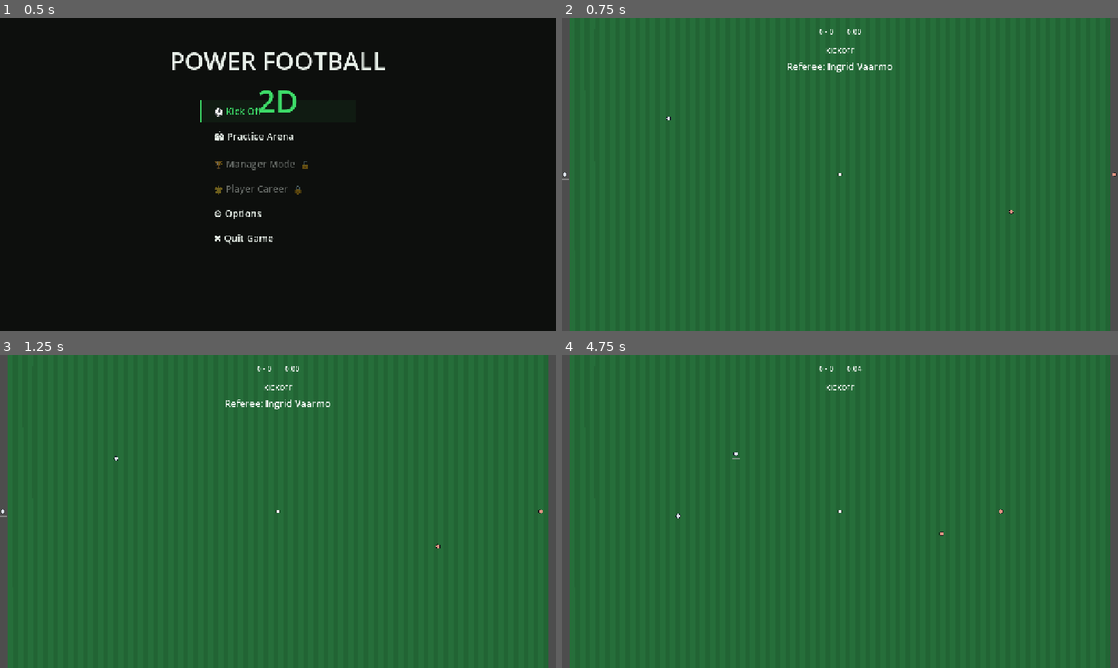
Above: before the commit, frames 1-4 (two rows, left to right).
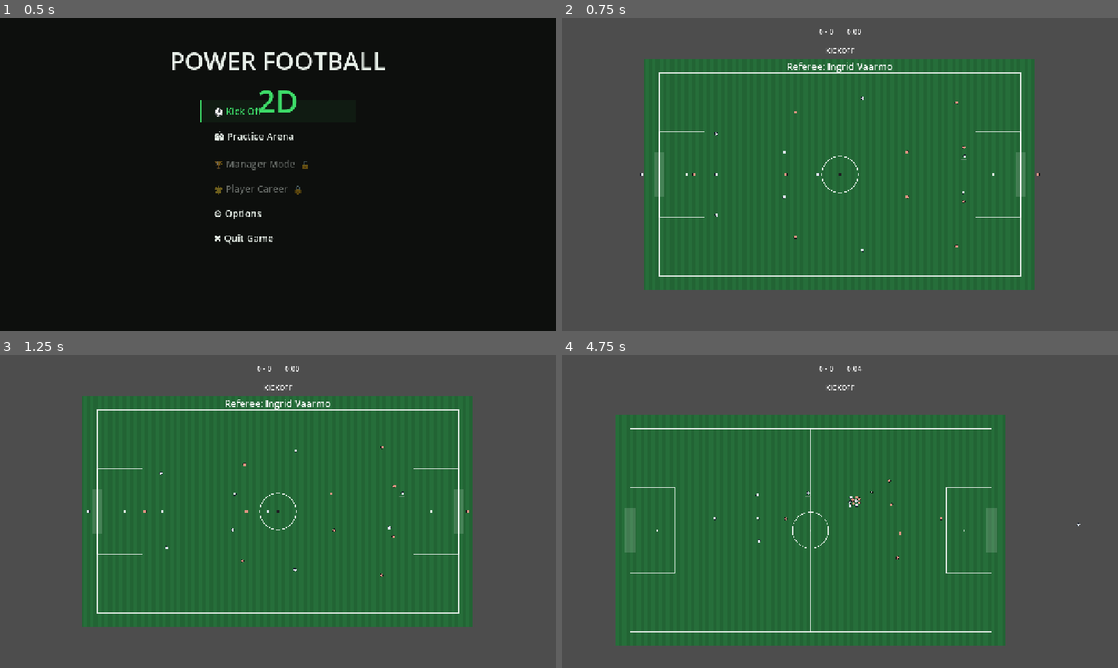
Above: after the commit, the same moments.

Repository: RidgeBridgeStudios/PowerFootball-2D
Game: Godot game, scene res://ui/MainMenu.tscn
Two runs of this game, one before a commit and one after it. Both use one fixed random seed, a clock stepped at 60 frames per second and the inputs below.
Inputs:
- Up to frame 1 (0.5 s): no input
- Up to frame 2 (0.75 s): click "🏟 Practice Arena" at 0.5 s
- Up to frame 3 (1.25 s): no input
- Up to frame 4 (4.75 s): hold D (move_right) 1.28-2.03 s; tap Space (action_kick) at 1.35 s; hold S (move_down) 2.03-2.78 s; tap F (action_lob) at 2.1 s; hold D (move_right) 2.78-3.53 s; hold Shift (action_sprint) 2.78-3.53 s; hold W (move_up) 3.53-4.28 s; tap Tab (action_switch) at 3.6 s; hold A (move_left) from 4.28 s (still down); tap E (action_tackle) at 4.35 s

Frame 1 is identical in both runs. In frame 2, 47% of the frame differs, in the area x 0-100%, y 0-100%; in frame 3, 47%; in frame 4, 47%, in the area x 1-99%, y 0-100%.

Commit message:
Expand pitch to full 11v11 with markings and goalkeeper AI
- PitchScene.tscn: replace the 4-player 2v2 setup with 22 HeavyPlayer
  instances in a mirrored 4-3-3 for both teams, add $PitchMarkings as a
  child rendered below game entities, and retune camera zoom to 0.52 so
  the full 1600x900 pitch fits on screen.
- pitch/PitchMarkings.gd: new script that draws touchlines, halfway line,
  centre circle/spot, penalty areas, goal mouths, and penalty spots once
  in _draw(), purely visual with no collision.
- entities/player/PlayerBrain.gd: add is_goalkeeper export and
  bind_boundary(), so a keeper holds its goal-line anchor and only
  chases the ball when it's within 200px of its own goal centre.
- pitch/PitchScene.gd: bind each player's brain to the pitch boundary
  in _bind_players() so the goalkeeper rule has what it needs.
- autoloads/DataLoader.gd: get_team()/get_player() fall back to a
  procedurally generated team/player instead of returning null for an
  out-of-range index, so a shorter custom roster can't crash a match
  that spawns more players than it defines.

Co-Authored-By: Claude Sonnet 5 <noreply@anthropic.com>
Claude-Session: https://claude.ai/code/session_01UHmiHCqZP3VrRbnbF8GN3b

Diff:
--- a/autoloads/DataLoader.gd
+++ b/autoloads/DataLoader.gd
@@ -10,6 +10,12 @@
 ## Depends on: PlayerData, TeamData, LeagueData.
 ## Exposes: league, get_team(index), get_player(team_index, squad_index)
 ##
+## get_team()/get_player() never return null, even for an index a loaded
+## league doesn't cover (e.g. a custom JSON league with fewer than 11 players
+## on a squad, or a scene that spawns more players than any team defines) —
+## they fall back to a procedurally generated placeholder instead, so callers
+## like PitchScene._bind_players() can iterate 22 players against any league
+## without a null check or a crash.
 
 extends Node
 
@@ -24,17 +30,53 @@
 
 func get_team(index: int) -> TeamData:
 	if league == null or index < 0 or index >= league.teams.size():
-		push_warning("DataLoader.get_team: index %d out of bounds." % index)
-		return null
+		push_warning("DataLoader.get_team: index %d out of bounds; using a fallback team." % index)
+		return _make_fallback_team(index)
 	return league.teams[index]
 
 
 func get_player(team_index: int, squad_index: int) -> PlayerData:
 	var team: TeamData = get_team(team_index)
-	if team == null or squad_index < 0 or squad_index >= team.squad.size():
-		push_warning("DataLoader.get_player: squad index %d out of bounds for team %d." % [squad_index, team_index])
-		return null
+	if squad_index < 0 or squad_index >= team.squad.size():
+		push_warning("DataLoader.get_player: squad index %d out of bounds for team %d; using a fallback player." % [squad_index, team_index])
+		return _make_fallback_player(squad_index)
 	return team.squad[squad_index]
+
+
+## Placeholder squad used when a team index has no real data — a fresh
+## 11-player squad of _make_fallback_player() entries, so a scene expecting a
+## full team never runs into an out-of-range squad lookup either.
+func _make_fallback_team(index: int) -> TeamData:
+	var team := TeamData.new()
+	team.team_name = "Team %d" % (index + 1)
+	team.team_color = Color(0.5, 0.5, 0.5)
+
+	var squad: Array[PlayerData] = []
+	for i in range(11):
+		squad.append(_make_fallback_player(i))
+	team.squad = squad
+	return team
+
+
+## Sensible neutral defaults — matches the reference stats HeavyPlayerController
+## and PlayerBrain already treat as neutral, so a fallback player behaves like
+## an average pro rather than an edge case.
+func _make_fallback_player(index: int) -> PlayerData:
+	var data := PlayerData.make_default("Player %d" % (index + 1), index + 1, "CM")
+	data.mass = 75.0
+	data.top_speed = 210.0
+	data.acceleration_time = 0.65
+	data.friction_time = 0.35
+	data.turning_penalty = 0.75
+	data.sprint_multiplier = 1.45
+	data.stamina_max = 100.0
+	data.stamina_drain = 18.0
+	data.stamina_recover = 9.0
+	data.vision = 0.6
+	data.composure = 0.6
+	data.aggression = 0.6
+	data.formation_ball_weight = 0.35
+	return data
 
 
 func _load_league() -> void:
--- a/entities/player/PlayerBrain.gd
+++ b/entities/player/PlayerBrain.gd
@@ -13,7 +13,8 @@
 ##
 ## Depends on: Pseudo3DBall, HeavyPlayerController (as parent node), MoodSystem
 ## (read via player.get_mood() to bias vision/composure/aggression at the
-## decision site — mood never touches the exported attributes themselves).
+## decision site — mood never touches the exported attributes themselves),
+## PitchBoundary (bound via bind_boundary(), used for goalkeeper positioning).
 ## Exposes: evaluate_tactical_action(), calculate_pressure_index(), ball
 ##
 
@@ -32,6 +33,9 @@
 @export_range(0.0, 1.0) var formation_ball_weight: float = 0.35
 ## Seconds between decision re-evaluations. Human-scale latency, and cheap.
 @export var decision_interval: float = 0.25
+## True for the goalkeeper — swaps evaluate_tactical_action() for a simple
+## stay-near-goal/chase-goal-area rule instead of the outfield decision tree.
+@export var is_goalkeeper: bool = false
 
 ## Radius inside which an opponent contributes to the pressure index.
 const PRESSURE_RADIUS: float = 180.0
@@ -39,9 +43,12 @@
 const CHASE_RADIUS: float = 220.0
 ## Arrival radius — inside this the player eases off instead of oscillating.
 const ARRIVE_RADIUS: float = 24.0
+## How close the ball must be to the keeper's own goal centre before they chase it.
+const GOALKEEPER_CHASE_RADIUS: float = 200.0
 
 var player: HeavyPlayerController = null
 var ball: Pseudo3DBall = null
+var pitch_boundary: PitchBoundary = null
 var current_action: StringName = &"MaintainFormation"
 
 var _decision_cooldown: float = 0.0
@@ -56,6 +63,12 @@
 ## The pitch calls this after spawning so the brain knows which ball to track.
 func bind_ball(match_ball: Pseudo3DBall) -> void:
 	ball = match_ball
+
+
+## The pitch calls this after spawning so a goalkeeper's brain can measure
+## distance to its own goal centre.
+func bind_boundary(b: PitchBoundary) -> void:
+	pitch_boundary = b
 
 
 func _physics_process(delta: float) -> void:
@@ -77,6 +90,13 @@
 ## deliberately tactical rather than mechanical — the steering layer decides how
 ## to execute them.
 func evaluate_tactical_action(defenders_nearby: Array[Node2D]) -> StringName:
+	if is_goalkeeper:
+		if pitch_boundary != null and ball != null and player != null:
+			var goal_centre: Vector2 = pitch_boundary.get_goal_centre(player.team)
+			if ball.global_position.distance_to(goal_centre) < GOALKEEPER_CHASE_RADIUS:
+				return &"ChaseBall"
+		return &"MaintainFormation"
+
 	var pressure: float = calculate_pressure_index(defenders_nearby)
 
 	# Read base attributes, then layer mood on top. Mood never mutates the
--- /dev/null
+++ b/pitch/PitchMarkings.gd
@@ -0,0 +1,62 @@
+##
+## PitchMarkings
+##
+## Draws the pitch lines (touchlines, halfway line, centre circle, penalty
+## areas, goal mouths, penalty spots) once at startup. Purely visual — no
+## collision, no per-frame updates. Reads pitch_size from the $PitchBoundary
+## sibling so the markings always match whatever boundary is actually built.
+##
+## Depends on: PitchBoundary (read once, via get_parent(), for pitch_size).
+## Exposes: nothing — draws itself in _ready()/_draw().
+##
+
+class_name PitchMarkings
+extends Node2D
+
+const LINE_COLOR: Color = Color(1, 1, 1, 0.85)
+const LINE_WIDTH: float = 3.0
+const GOAL_FILL_COLOR: Color = Color(1, 1, 1, 0.15)
+
+const CENTRE_CIRCLE_RADIUS: float = 80.0
+const CENTRE_SPOT_RADIUS: float = 5.0
+const PENALTY_AREA_HEIGHT: float = 380.0
+const PENALTY_SPOT_X: float = 680.0
+const PENALTY_SPOT_RADIUS: float = 4.0
+const GOAL_MOUTH_HEIGHT: float = 200.0
+
+var _pitch_size: Vector2 = Vector2(1600.0, 900.0)
+
+
+func _ready() -> void:
+	var boundary: PitchBoundary = get_parent().get_node("PitchBoundary") as PitchBoundary
+	if boundary != null:
+		_pitch_size = boundary.pitch_size
+	queue_redraw()
+
+
+func _draw() -> void:
+	var half: Vector2 = _pitch_size * 0.5
+
+	draw_rect(Rect2(-half, _pitch_size), LINE_COLOR, false, LINE_WIDTH)
+	draw_line(Vector2(0.0, -half.y), Vector2(0.0, half.y), LINE_COLOR, LINE_WIDTH)
+	draw_arc(Vector2.ZERO, CENTRE_CIRCLE_RADIUS, 0.0, TAU, 64, LINE_COLOR, LINE_WIDTH)
+	draw_circle(Vector2.ZERO, CENTRE_SPOT_RADIUS, LINE_COLOR)
+
+	_draw_penalty_area(-800.0, -600.0)
+	_draw_penalty_area(600.0, 800.0)
+
+	_draw_goal_mouth(-824.0, -776.0)
+	_draw_goal_mouth(776.0, 824.0)
+
+	draw_circle(Vector2(-PENALTY_SPOT_X, 0.0), PENALTY_SPOT_RADIUS, LINE_COLOR)
+	draw_circle(Vector2(PENALTY_SPOT_X, 0.0), PENALTY_SPOT_RADIUS, LINE_COLOR)
+
+
+func _draw_penalty_area(x_from: float, x_to: float) -> void:
+	var rect := Rect2(Vector2(x_from, -PENALTY_AREA_HEIGHT * 0.5), Vector2(x_to - x_from, PENALTY_AREA_HEIGHT))
+	draw_rect(rect, LINE_COLOR, false, LINE_WIDTH)
+
+
+func _draw_goal_mouth(x_from: float, x_to: float) -> void:
+	var rect := Rect2(Vector2(x_from, -GOAL_MOUTH_HEIGHT * 0.5), Vector2(x_to - x_from, GOAL_MOUTH_HEIGHT))
+	draw_rect(rect, GOAL_FILL_COLOR, true)
--- a/pitch/PitchScene.gd
+++ b/pitch/PitchScene.gd
@@ -167,6 +167,7 @@
 		player.add_to_group(&"players")
 		if player.brain != null:
 			player.brain.bind_ball(ball)
+			player.brain.bind_boundary(boundary)
 		if player.is_user_controlled:
 			hud.bind_active_player(player)
 
--- a/pitch/PitchScene.tscn
+++ b/pitch/PitchScene.tscn
@@ -10,6 +10,7 @@
 [ext_resource type="Script" path="res://pitch/SetPieceCoordinator.gd" id="8_set_piece"]
 [ext_resource type="Script" path="res://entities/referee/MatchReferee.gd" id="9_match_referee"]
 [ext_resource type="Script" path="res://entities/manager/ManagerDirector.gd" id="10_manager_director"]
+[ext_resource type="Script" path="res://pitch/PitchMarkings.gd" id="11_markings"]
 
 [sub_resource type="RectangleShape2D" id="RectangleShape2D_goal"]
 size = Vector2(48, 200)
@@ -26,6 +27,10 @@
 texture = ExtResource("4_turf")
 region_enabled = true
 region_rect = Rect2(0, 0, 1728, 1024)
+
+[node name="PitchMarkings" type="Node2D" parent="."]
+z_index = -9
+script = ExtResource("11_markings")
 
 [node name="PitchBoundary" type="StaticBody2D" parent="."]
 script = ExtResource("2_boundary")
@@ -50,28 +55,114 @@
 
 [node name="Players" type="Node2D" parent="."]
 
-[node name="PlayerA1" parent="Players" instance=ExtResource("6_player")]
-position = Vector2(-220, 0)
+[node name="PlayerA_GK" parent="Players" instance=ExtResource("6_player")]
+position = Vector2(-720, 0)
+team = 0
+
+[node name="PlayerBrain" parent="Players/PlayerA_GK"]
+is_goalkeeper = true
+
+[node name="PlayerA_LB" parent="Players" instance=ExtResource("6_player")]
+position = Vector2(-520, 280)
+team = 0
+
+[node name="PlayerA_CB1" parent="Players" instance=ExtResource("6_player")]
+position = Vector2(-520, 90)
+team = 0
+
+[node name="PlayerA_CB2" parent="Players" instance=ExtResource("6_player")]
+position = Vector2(-520, -90)
+team = 0
+
+[node name="PlayerA_RB" parent="Players" instance=ExtResource("6_player")]
+position = Vector2(-520, -280)
+team = 0
+
+[node name="PlayerA_LM" parent="Players" instance=ExtResource("6_player")]
+position = Vector2(-260, 220)
+team = 0
+
+[node name="PlayerA_CM" parent="Players" instance=ExtResource("6_player")]
+position = Vector2(-260, 0)
+team = 0
+
+[node name="PlayerA_RM" parent="Players" instance=ExtResource("6_player")]
+position = Vector2(-260, -220)
+team = 0
+
+[node name="PlayerA_LW" parent="Players" instance=ExtResource("6_player")]
+position = Vector2(60, 260)
+team = 0
+
+[node name="PlayerA_ST" parent="Players" instance=ExtResource("6_player")]
+position = Vector2(60, 0)
 team = 0
 is_user_controlled = true
 
-[node name="PlayerA2" parent="Players" instance=ExtResource("6_player")]
-position = Vector2(-520, -140)
+[node name="PlayerA_RW" parent="Players" instance=ExtResource("6_player")]
+position = Vector2(60, -260)
 team = 0
 
-[node name="PlayerB1" parent="Players" instance=ExtResource("6_player")]
+[node name="PlayerB_GK" parent="Players" instance=ExtResource("6_player")]
 modulate = Color(1, 0.65, 0.55, 1)
-position = Vector2(240, -110)
+position = Vector2(720, 0)
 team = 1
 
-[node name="PlayerB2" parent="Players" instance=ExtResource("6_player")]
+[node name="PlayerBrain" parent="Players/PlayerB_GK"]
+is_goalkeeper = true
+
+[node name="PlayerB_LB" parent="Players" instance=ExtResource("6_player")]
 modulate = Color(1, 0.65, 0.55, 1)
-position = Vector2(240, 110)
+position = Vector2(520, 280)
 team = 1
-player_mass = 88.0
+
+[node name="PlayerB_CB1" parent="Players" instance=ExtResource("6_player")]
+modulate = Color(1, 0.65, 0.55, 1)
+position = Vector2(520, 90)
+team = 1
+
+[node name="PlayerB_CB2" parent="Players" instance=ExtResource("6_player")]
+modulate = Color(1, 0.65, 0.55, 1)
+position = Vector2(520, -90)
+team = 1
+
+[node name="PlayerB_RB" parent="Players" instance=ExtResource("6_player")]
+modulate = Color(1, 0.65, 0.55, 1)
+position = Vector2(520, -280)
+team = 1
+
+[node name="PlayerB_LM" parent="Players" instance=ExtResource("6_player")]
+modulate = Color(1, 0.65, 0.55, 1)
+position = Vector2(260, 220)
+team = 1
+
+[node name="PlayerB_CM" parent="Players" instance=ExtResource("6_player")]
+modulate = Color(1, 0.65, 0.55, 1)
+position = Vector2(260, 0)
+team = 1
+
+[node name="PlayerB_RM" parent="Players" instance=ExtResource("6_player")]
+modulate = Color(1, 0.65, 0.55, 1)
+position = Vector2(260, -220)
+team = 1
+
+[node name="PlayerB_LW" parent="Players" instance=ExtResource("6_player")]
+modulate = Color(1, 0.65, 0.55, 1)
+position = Vector2(-60, 260)
+team = 1
+
+[node name="PlayerB_ST" parent="Players" instance=ExtResource("6_player")]
+modulate = Color(1, 0.65, 0.55, 1)
+position = Vector2(-60, 0)
+team = 1
+
+[node name="PlayerB_RW" parent="Players" instance=ExtResource("6_player")]
+modulate = Color(1, 0.65, 0.55, 1)
+position = Vector2(-60, -260)
+team = 1
 
 [node name="MatchCamera" type="Camera2D" parent="."]
-zoom = Vector2(0.72, 0.72)
+zoom = Vector2(0.52, 0.52)
 position_smoothing_enabled = true
 
 [node name="RestartTimer" type="Timer" parent="."]
Not shown: 1 places in pitch/PitchScene.tscn that only renumber resources
